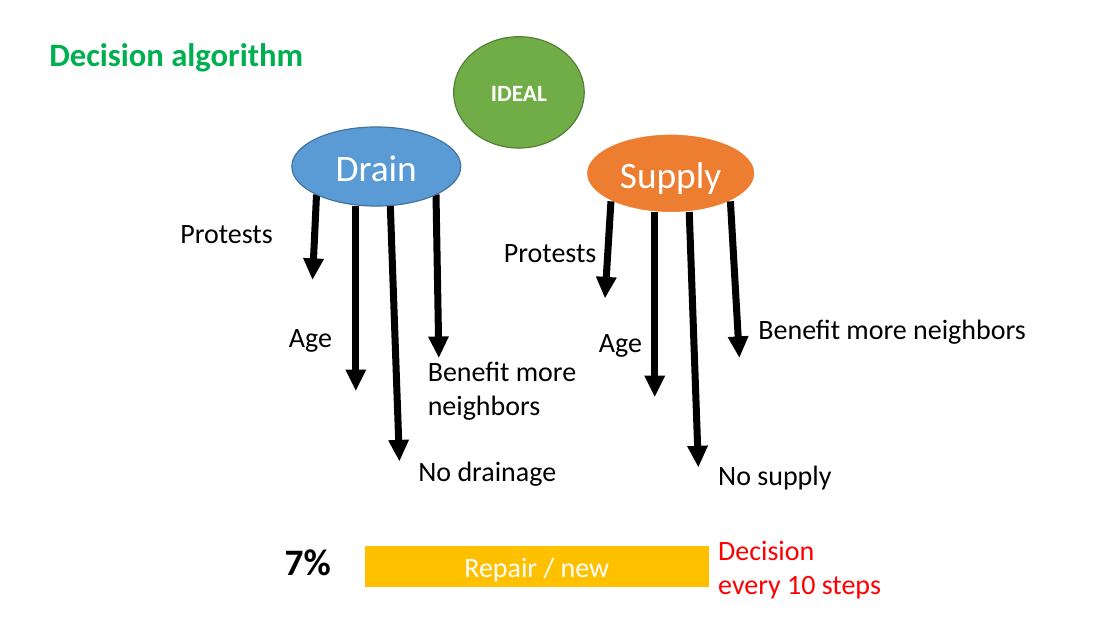
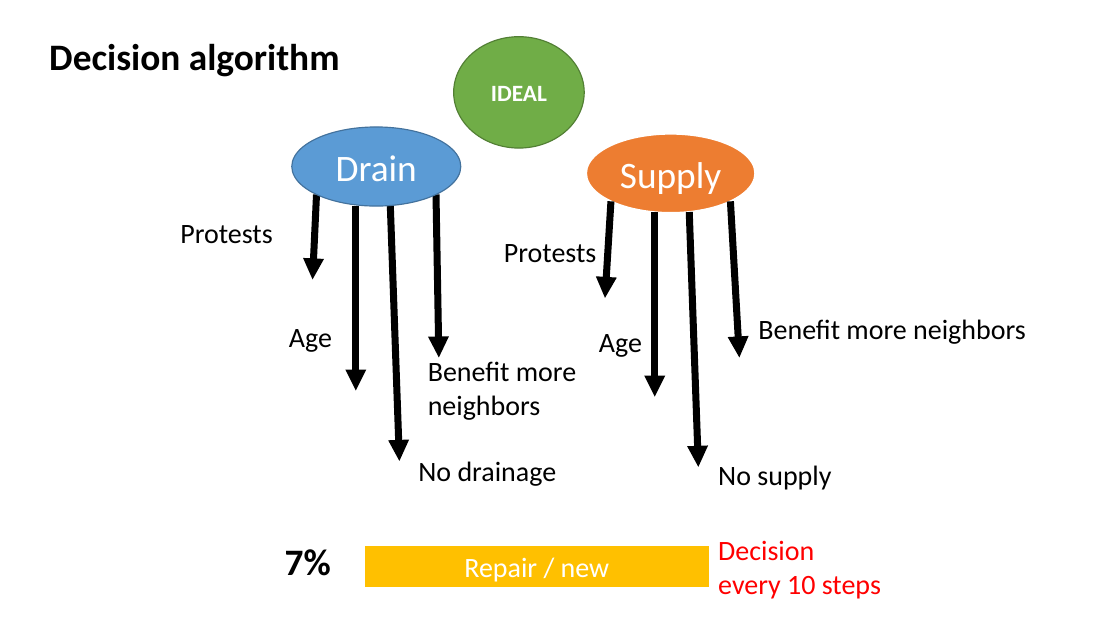
Before and after one commit to miguelppais/MexicoCityDisease, a slide deck: slide 8 of docs/Mexico Disease.pptx. Drawn at 1120x630 pixels with LibreOffice and Linux fonts; fonts in the diff are those of the drawing. Boxes give left, top, right and bottom in pixels: in the first picture for what was removed or moved away, otherwise in the second. Text is boxed around its words. In the diff, an @@ line names an element or a change of style, - is before the commit and + after.

```diff
--- a/docs/Mexico Disease.pptx
+++ b/docs/Mexico Disease.pptx
@@ text "Decision algorithm" at [49,43,340,77]: size 28 to 32 pt, text colour #00B050 to #000000 @@
```
Also in this commit, not shown: 2 other slides changed.
